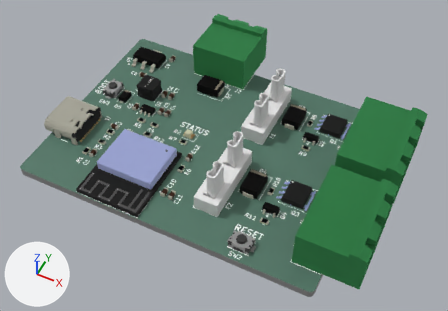
What one commit did to the glTF model models/GlowLink.glb.
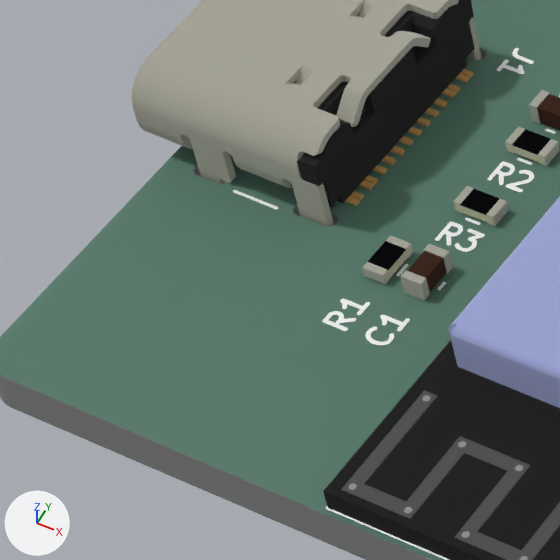
Each version is shown whole from a camera (50 mm lens) standing at (0.1843, -0.1794, 0.0923) and looking at (0.1475, -0.1059, 0.0004), then close up on the part from 5% to 26% of the width and 35% to 64% of the height. The axes (+X, +Y, +Z) are drawn at lower left. The lights are the same throughout. Where no turn or scale is listed for an object, it has been applied to the vertices. Vertices at the same position are counted once.

The first close-up shows '=>[0:1:1:18]', '=>[0:1:1:20]', '=>[0:1:1:21]', '=>[0:1:1:22]', 'C1', 'C2', 'J1', 'R1', 'R2', 'R3', 'U1'.
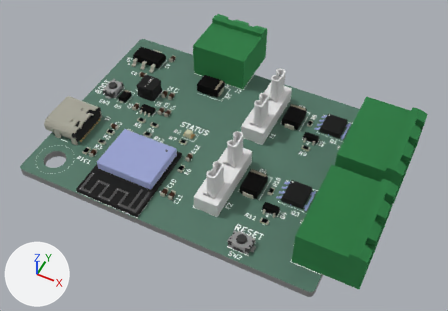
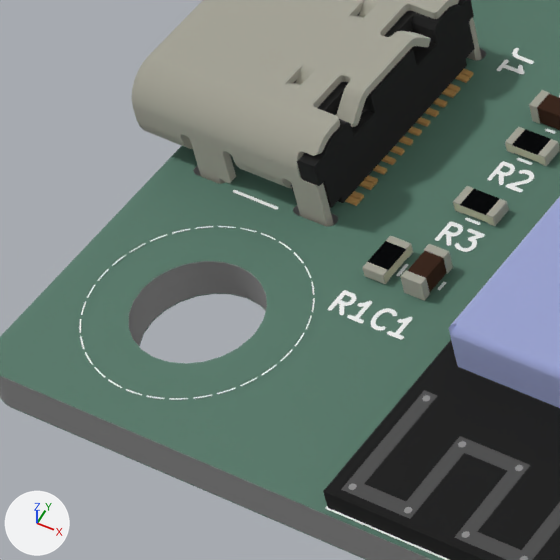
The newer file is also turned or shifted as a whole; pictures and numbers use the older file's frame.

Where the change shows, as pixel boxes (x1, y1, x2, y2) in the close-ups (560 x 560 px):
part 1 of me_esp_underglow_controller_silkscreen, built on
    before: (322, 298, 410, 345)
    after: (79, 226, 412, 400)
part 2 of me_esp_underglow_controller_soldermask, added (green)
    after: (0, 172, 473, 452)
part 3 of me_esp_underglow_controller_soldermask_001, added
    after: (11, 293, 266, 408)
part 4 of me_esp_underglow_controller_pcb, added
    after: (2, 261, 267, 377)

Edits to the bpy script that builds the scene:
```text
Change me_esp_underglow_controller_silkscreen:
    used by ob_0_1_1_18; location = (0.0, 0.0, 0.0)
    remove me_esp_underglow_controller_silkscreen.from_pydata(...)  # 9009 vertices, 8689 faces; spans x 0.1148..0.1745, y -0.1273..-0.0824, z 0.0016
    add me_esp_underglow_controller_silkscreen.from_pydata(...)  # 9479 vertices, 9097 faces; spans x 0.1148..0.1745, y -0.1273..-0.0824, z 0.0016
    me_esp_underglow_controller_silkscreen part 1: 27 vertices moved from x 0.1229..0.1253, y -0.1206..-0.1196, z 0.0016 to x 0.1228..0.1253, y -0.1205..-0.1196, z 0.0016; 163 vertices removed from x 0.1228..0.1253, y -0.1211..-0.1197, z 0.0016; 633 vertices added at x 0.1153..0.1256, y -0.1261..-0.1187, z 0.0016
Change me_esp_underglow_controller_soldermask:
    used by ob_0_1_1_20; location = (0.0, 0.0, 0.0)
    remove me_esp_underglow_controller_soldermask.from_pydata(...)  # 585 vertices, 629 faces; spans x 0.114..0.1745, y -0.1274..-0.0824, z 0.0016
    add me_esp_underglow_controller_soldermask.from_pydata(...)  # 611 vertices, 657 faces; spans x 0.114..0.1745, y -0.1274..-0.0824, z 0.0016
    me_esp_underglow_controller_soldermask part 2: 26 vertices added at x 0.1168..0.1212, y -0.1246..-0.1202, z 0.0016
Change me_esp_underglow_controller_soldermask_001:
    used by ob_0_1_1_21; location = (0.0, 0.0, 0.0)
    remove me_esp_underglow_controller_soldermask_001.from_pydata(...)  # 580 vertices, 622 faces; spans x 0.114..0.1745, y -0.1274..-0.0824, z 0.0
    add me_esp_underglow_controller_soldermask_001.from_pydata(...)  # 606 vertices, 650 faces; spans x 0.114..0.1745, y -0.1274..-0.0824, z 0.0
    me_esp_underglow_controller_soldermask_001 part 3: 26 vertices added at x 0.1168..0.1212, y -0.1246..-0.1202, z 0.0
Change me_esp_underglow_controller_pcb:
    used by ob_0_1_1_22; location = (0.0, 0.0, 0.0)
    remove me_esp_underglow_controller_pcb.from_pydata(...)  # 1140 vertices, 2364 faces; spans x 0.114..0.1745, y -0.1274..-0.0824, z 0.0..0.0015
    add me_esp_underglow_controller_pcb.from_pydata(...)  # 1192 vertices, 2472 faces; spans x 0.114..0.1745, y -0.1274..-0.0824, z 0.0..0.0015
    me_esp_underglow_controller_pcb part 4: 48 vertices added at x 0.1168..0.1212, y -0.1246..-0.1202, z 0.0..0.0015
```
